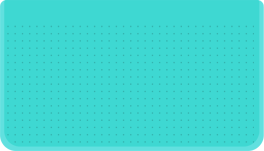
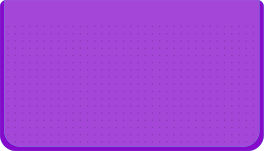
Layer changes from the first 264 x 151 image to the second:
painted on "high-light" over (4, 0, 260, 147)
painted on "background" over (0, 0, 264, 151)
